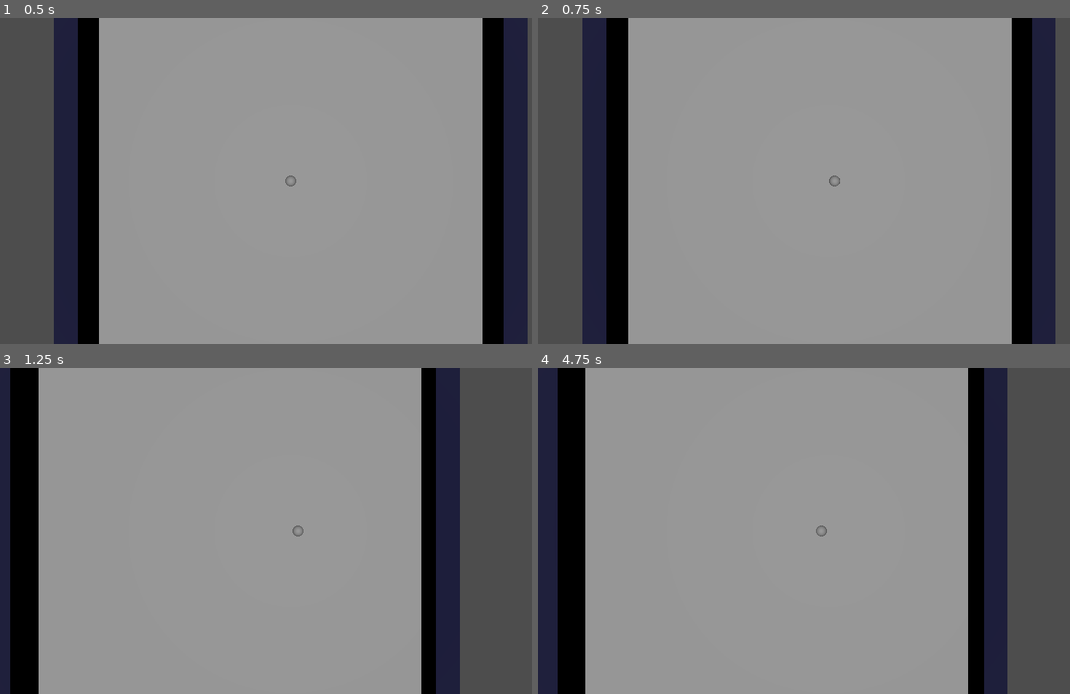
Above: before the commit, frames 1-4 (two rows, left to right).
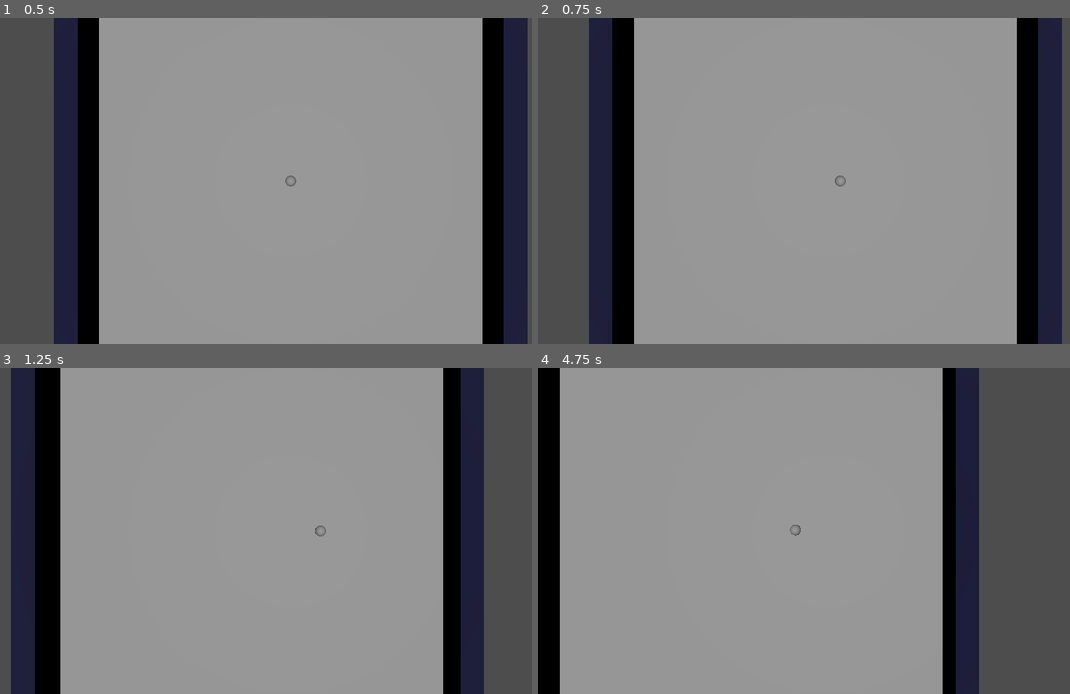
Above: after the commit, the same moments.

Repository: karstenpedersen/robo-blocks
Game: Godot game, scene res://src/scenes/game-scenes/tobias-world.tscn
The game is run twice, just before and just after one commit, with the same random seed, the same clock (stepped at 60 frames per second) and the same inputs. The project has no main scene, so this scene is started directly.
Inputs (mouse positions are in pixels of both pictures, inside the frame that each line leads up to):
- Up to frame 1 (0.5 s): no input
- Up to frame 2 (0.75 s): tap Enter at 0.5 s; move the mouse to (958, 164) at 0.52 s; hold D (move_right) from 0.53 s (still down)
- Up to frame 3 (1.25 s): keep holding D (move_right)
- Up to frame 4 (4.75 s): move the mouse to (713, 547) at 1.27 s; release D (move_right) at 1.28 s; hold S (move_down) 1.28-2.03 s; move the mouse to (889, 459) at 2.02 s; hold D (move_right) 2.03-2.78 s; move the mouse to (798, 596) at 2.77 s; hold W (move_up) 2.78-3.53 s; move the mouse to (1000, 579) at 3.52 s; hold A (move_left) from 3.53 s (still down); move the mouse to (655, 482) at 4.27 s

Frame 1 is identical in both runs. In frame 2, 6.8% of the frame differs, in the area x 8-99%, y 0-100%; in frame 3, 22%, in the area x 0-91%, y 0-100%; in frame 4, 21%.

Commit message:
reduce camera locking strength

Diff:
--- a/src/systems/camera/camera.gd
+++ b/src/systems/camera/camera.gd
@@ -22,7 +22,7 @@
 
 @export_category("Smoothing")
 @export var smoothing_enabled = true
-@export_range(0, 1.0) var lock_strength = 0.2
+@export_range(0.0, 1.0) var locking_strength = 0.05
 #@export_range(1, 10) var smoothing_distance = 10
 
 
@@ -59,7 +59,7 @@
 
 	# Smoothing
 	if smoothing_enabled:
-		new_position = lerp(position, new_position, lock_strength)
+		new_position = lerp(position, new_position, locking_strength)
 
 	# Screen shake
 	offset = ScreenShake.get_shake_offset()
